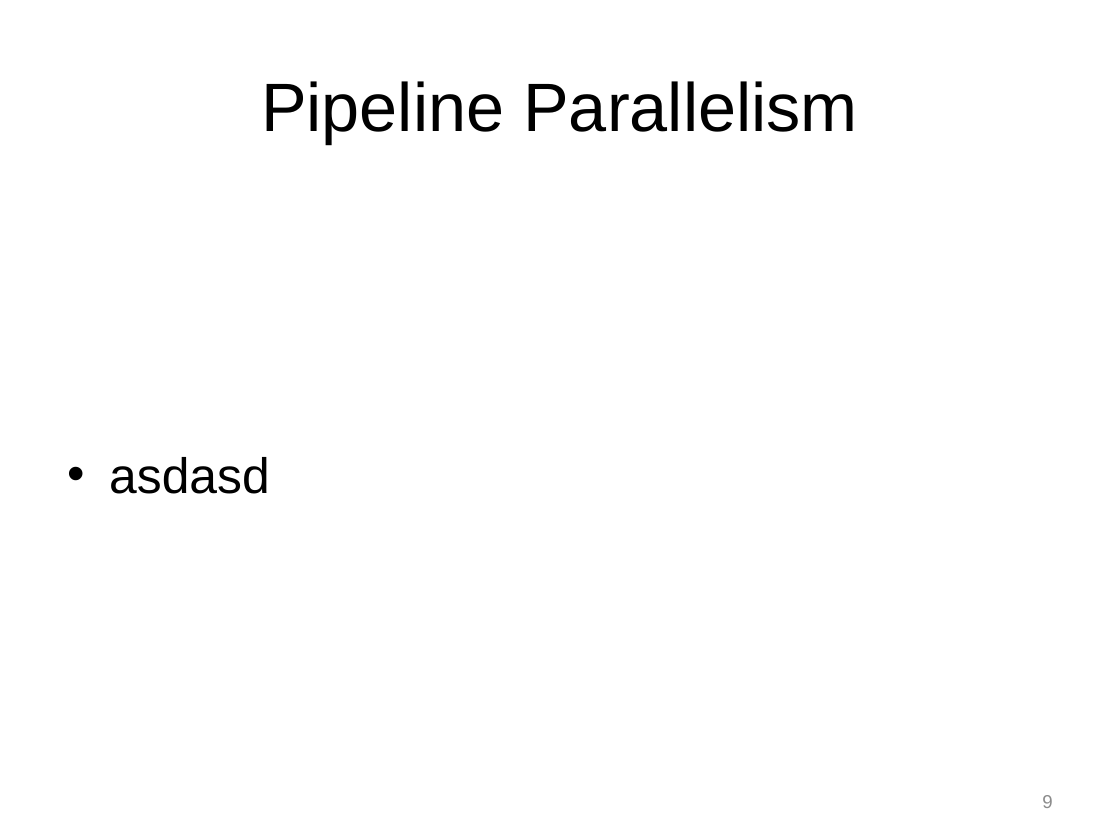
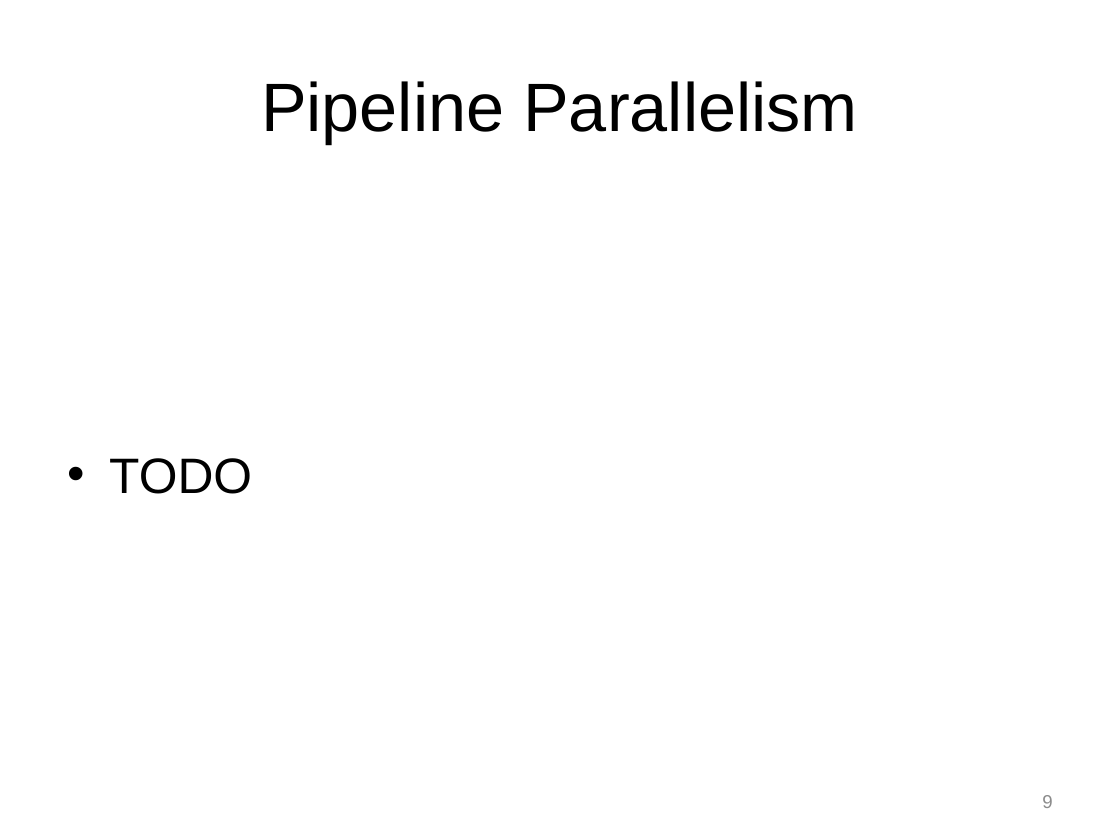
Before and after one commit to Jule/aw1, a slide deck: slide 9 of Praese/Presentation1.pptx. Drawn at 1120x840 pixels with LibreOffice and Linux fonts; fonts in the diff are those of the drawing; background and template pictures are left out. Boxes give left, top, right and bottom in pixels: in the first picture for what was removed or moved away, otherwise in the second. Text is boxed around its words. In the diff, an @@ line names an element or a change of style, - is before the commit and + after.

```diff
--- a/Praese/Presentation1.pptx
+++ b/Praese/Presentation1.pptx
@@ text at box(109, 458, 252, 494): text changed @@
-• asdasd
+• TODO
```
Also in this commit, not shown: 3 other slides changed.
